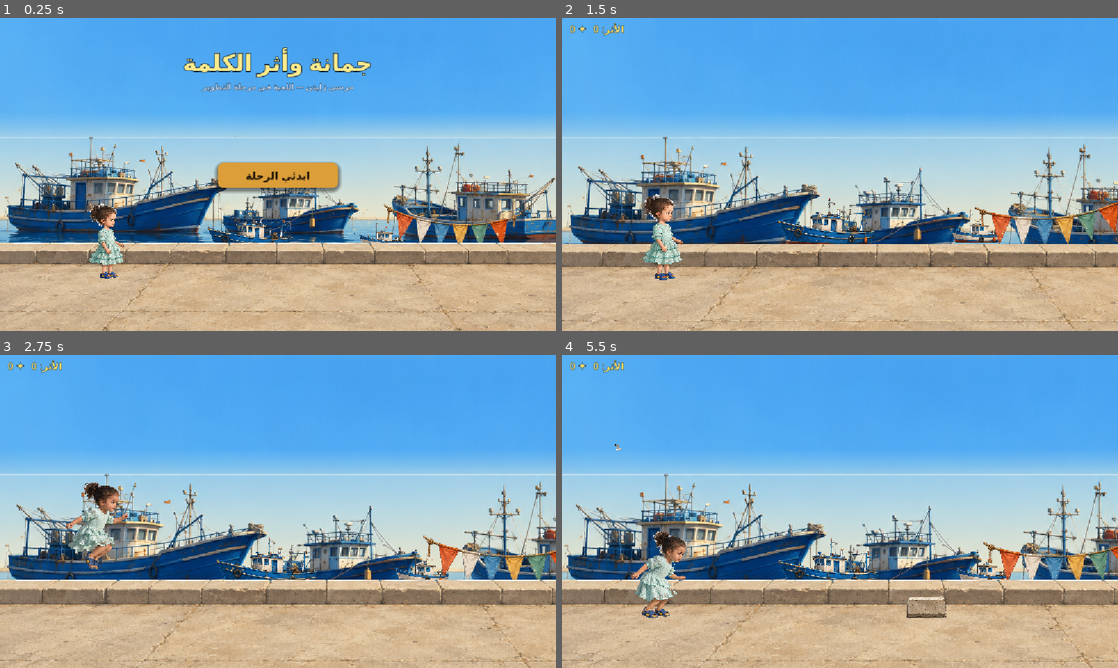
Above: before the commit, frames 1-4 (two rows, left to right).
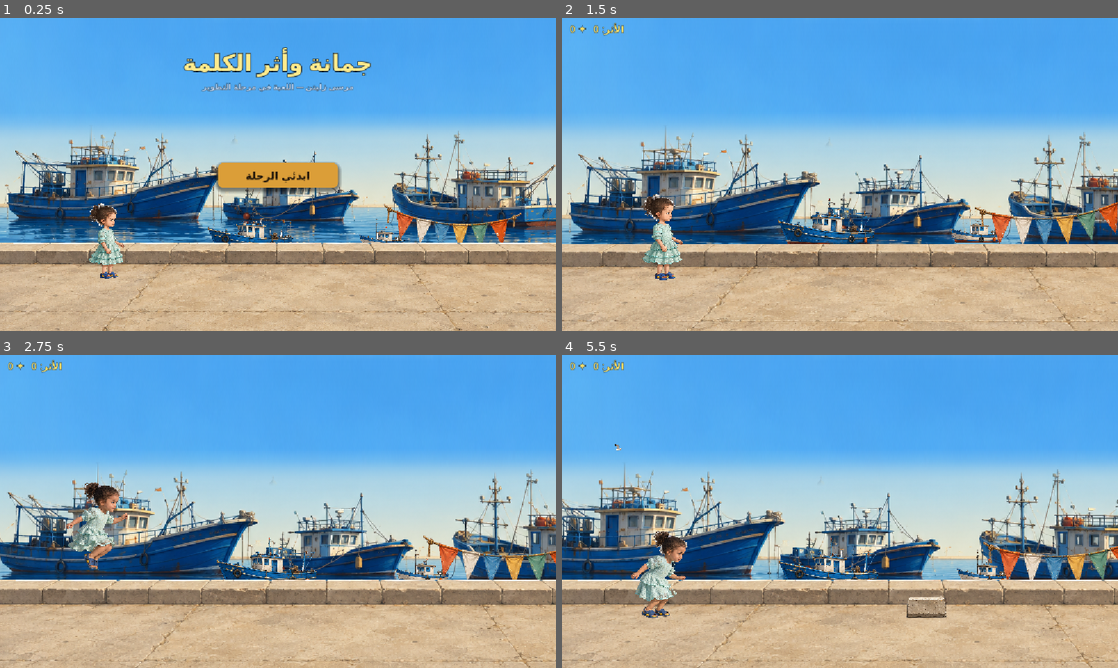
Above: after the commit, the same moments.

Repository: HamzaJwan/Ali-s-Runner
Game: Godot game, scene res://scenes/level2/Level2_Marsa_Playable.tscn
Same seed, same stepped clock (60 frames per second), same inputs: the game is played once before the commit and once after it. This scene is started directly instead of the project's main scene.
Inputs (mouse positions are in pixels of both pictures, inside the frame that each line leads up to):
- Up to frame 1 (0.25 s): no input
- Up to frame 2 (1.5 s): click "ابدئي الرحلة" at 0.5 s; tap Enter (ui_accept) at 1.25 s; move the mouse to (962, 158) at 1.27 s; click (962, 158) at 1.42 s
- Up to frame 3 (2.75 s): tap Enter (ui_accept) at 1.52, 2.27 s; move the mouse to (166, 527) at 2.02 s; click (166, 527) at 2.17 s
- Up to frame 4 (5.5 s): move the mouse to (895, 442) at 2.77 s; click (895, 442) at 2.92 s; move the mouse to (812, 574) at 3.52 s; click (812, 574) at 3.67 s; tap Enter (ui_accept) at 3.77, 4.52, 5.27 s; move the mouse to (1006, 558) at 4.27 s; click (1006, 558) at 4.42 s; move the mouse to (673, 464) at 5.02 s; click (673, 464) at 5.17 s

The runs differ from the first frame. In frame 1, 16% of the frame differs, in the area x 0-100%, y 35-72%; in frame 2, 14%; in frame 3, 14%; in frame 4, 16%.

Commit message:
level2: speed up parallax (10%+4% of speed) and fix boats top seam with fade shader

Diff:
--- a/scripts/level2/environment/level2_environment_visual.gd
+++ b/scripts/level2/environment/level2_environment_visual.gd
@@ -154,12 +154,13 @@
 		spr.position = Vector2(i * VIEW_W, 0.0)
 		spr.scale = Vector2(s_x, s_x)
 
-		# Apply top-fade shader to the buildings plate so it blends into the sky
-		# instead of showing a hard rectangular top edge.
-		if node_name == "L2_FarBuildingsLayer":
+		# Apply top-fade shader to buildings and boats plates so their top edges
+		# blend into the sky/buildings above them instead of showing a hard line.
+		if node_name in ["L2_FarBuildingsLayer", "L2_BoatsMidLayer"]:
+			var fade_px := 55.0 if node_name == "L2_FarBuildingsLayer" else 40.0
 			var mat := ShaderMaterial.new()
 			mat.shader = TOP_FADE_SH
-			mat.set_shader_parameter("fade_px", 55.0)
+			mat.set_shader_parameter("fade_px", fade_px)
 			spr.material = mat
 
 		layer.add_child(spr)
--- a/scripts/level2/level2_marsa_playable.gd
+++ b/scripts/level2/level2_marsa_playable.gd
@@ -164,7 +164,8 @@
 var _look_x: float = 0.0          # smoothed look-ahead X target
 var _tracking_active: bool = false  # true during gameplay only
 var _boat_times: Array[float] = []
-var _sea_drift_x: float = 0.0  # slow left-drift for the sea/boats mid layer
+var _sea_drift_x: float = 0.0    # boats mid parallax offset (px)
+var _bldg_drift_x: float = 0.0   # buildings parallax offset (px)
 
 # ── Boot ──────────────────────────────────────────────────────────────────
 
@@ -269,12 +270,15 @@
 
 	if started and not game_over and not checkpoint_active and not countdown_active and not _harbor_reveal_active:
 		_animate_boats(delta)
-		# Advance sea-layer drift — gives the sea band a sense of motion.
-		# 1.8 px/s means the image copy-join enters the viewport after ~98 seconds,
-		# which is well beyond any normal gameplay session length.
-		_sea_drift_x += 1.8 * delta
+		# Parallax scroll — tied to current_speed like Level 1 BackgroundMotion.
+		# Boats (close): 10% of speed  → ~22 px/s at 225 — clearly visible motion.
+		# Buildings (far): 4% of speed → ~9 px/s  — subtle depth layer.
+		_sea_drift_x += current_speed * 0.10 * delta
 		if _sea_drift_x > VIEW_W:
 			_sea_drift_x -= VIEW_W
+		_bldg_drift_x += current_speed * 0.04 * delta
+		if _bldg_drift_x > VIEW_W:
+			_bldg_drift_x -= VIEW_W
 		# No per-frame horizontal tracking — camera is fixed.
 		# Look-ahead is baked into _gameplay_cam_pos once at _ready().
 		# _tracking_active and _look_x are kept for compatibility but unused.
@@ -324,6 +328,7 @@
 	started = false
 	_harbor_reveal_active = false
 	_sea_drift_x = 0.0
+	_bldg_drift_x = 0.0
 	game_over = false
 	ending_active = false
 	score = 0
@@ -966,20 +971,17 @@
 	# ── Sky: fully camera-fixed ───────────────────────────────────────────────
 	sky_layer.position = Vector2(left, top)
 
-	# Boats-mid plate: drifts slowly left to give the harbour a living sea feel.
-	# Two side-by-side copies cover 2×VIEW_W; at 1.8 px/s the copy-join enters
-	# the viewport only after ~98 s, well beyond a typical run.
-	# Positioned at 38% from screen top — the sea band between buildings (30%)
-	# and the pier wall (72%).  z=-12 renders behind pier (z=-5) and in front
-	# of buildings (z=-18), so boats appear to float in the harbour.
+	# ── Buildings: slow parallax (4% of speed) — far-depth city layer ───────
+	# Two side-by-side copies give 2×VIEW_W of coverage before the wrap seam.
+	buildings_layer.position.x = left - _bldg_drift_x
+	buildings_layer.position.y = top + VIEW_H * 0.30 / zoom
+
+	# ── Boats-mid: medium parallax (10% of speed) — sea/harbour mid layer ───
+	# Positioned at 34% from screen top — between buildings (30%) and pier (72%).
+	# z=-12 puts boats in front of buildings (z=-18) but behind pier (z=-5).
 	boats_layer.visible = true
 	boats_layer.position.x = left - _sea_drift_x
-	boats_layer.position.y = top + VIEW_H * 0.38 / zoom
-
-	# ── Buildings: fixed X, 30% down — harbor skyline behind the pier ────────
-	# Current opaque harbor plate is not tileable; horizontal drift exposes its seam.
-	buildings_layer.position.x = left
-	buildings_layer.position.y = top + VIEW_H * 0.30 / zoom
+	boats_layer.position.y = top + VIEW_H * 0.34 / zoom
 
 	# ── Pier: camera-fixed to gameplay lane ───────────────────────────────────
 	# 68% from top aligns the stone curb with CURB_TOP_Y world position.
